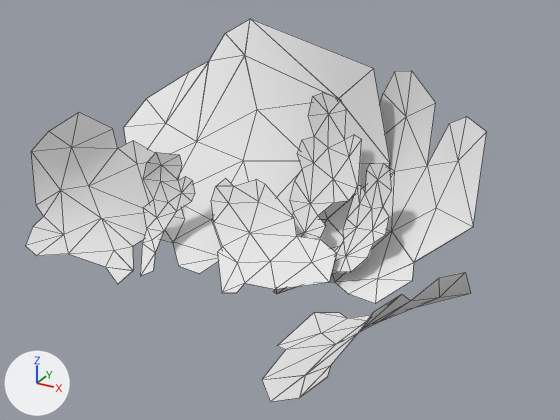
A saved change to the FBX model ProjetFirstPerson/Assets/Art/3D/Fbx/Vegetation/SM_SmallGroundFoliage_03.fbx.
Before and after are seen from a 50 mm lens placed at (1.289, -2.003, 1.25), pointed at (0.176, 0.021, 0.238). Lighting does not change. The marker at lower left points along +X, +Y and +Z. Mesh edges are drawn as thin lines. Where no turn or scale is listed for an object, it has been applied to the vertices.

Objects in the first picture: 'SM_SPSmallGroundFoliage_03_Corrected'.
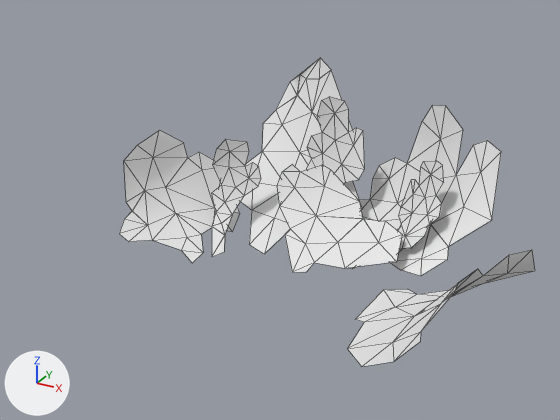
What differs and where, as boxes (x1, y1, x2, y2) in the pictures (560 x 420 px; the box of a moved part takes in the faces that stretch with it):
```json
{"object": "SM_SPSmallGroundFoliage_03_Corrected", "change": "reshaped", "before": [25, 19, 486, 402], "after": [119, 58, 535, 367], "on screen": "10% narrower, 19% shorter"}
{"part": 1, "of": "me_mesh", "change": "moved or reshaped", "before": [25, 112, 184, 284], "after": [119, 130, 240, 263]}
{"part": 2, "of": "me_mesh", "change": "moved or reshaped", "before": [329, 71, 486, 303], "after": [359, 105, 501, 276]}
{"part": 3, "of": "me_mesh", "change": "moved or reshaped", "before": [273, 163, 392, 294], "after": [350, 161, 443, 269]}
{"part": 4, "of": "me_mesh", "change": "moved or reshaped", "before": [211, 179, 336, 293], "after": [277, 165, 402, 272]}
{"part": 5, "of": "me_mesh", "change": "moved or reshaped", "before": [290, 93, 362, 239], "after": [306, 97, 365, 184]}
{"part": 6, "of": "me_mesh", "change": "moved or reshaped", "before": [140, 152, 195, 276], "after": [212, 139, 261, 257]}
{"part": 7, "of": "me_mesh", "change": "moved or reshaped", "before": [262, 272, 471, 402], "after": [348, 250, 535, 367]}
{"part": 8, "of": "me_mesh", "change": "added", "after": [240, 58, 362, 254]}
{"part": 9, "of": "me_mesh", "change": "deleted", "before": [124, 19, 390, 274]}
```

The change, as JSON lines over the scene's bpy script:
```json
{"block": "me_mesh", "where": "# used by ob_sm_spsmallgroundfoliage_03_corrected; location = (0.0, 0.0, 0.0)"}
{"op": "remove", "block": "me_mesh", "code": "me_mesh.from_pydata(...)  # 468 vertices, 733 faces; spans x -0.81..0.81, y -0.71..0.71, z -0.03..0.71"}
{"op": "add", "block": "me_mesh", "code": "me_mesh.from_pydata(...)  # 468 vertices, 734 faces; spans x -0.48..0.95, y -0.47..0.73, z -0.03..0.58"}
{"block": "me_mesh", "change": "me_mesh part 1: the loose piece of 56 vertices spanning x -0.69..-0.26, y -0.31..0.23, z -0.03..0.46 is scaled about its middle by 0.808, then moved by (0.17, 0.21, -0.05)"}
{"block": "me_mesh", "change": "me_mesh part 2: the loose piece of 76 vertices spanning x -0.05..0.77, y -0.05..0.61, z -0.02..0.64 is scaled about its middle by 0.781, then moved by (0.1, 0.18, -0.07)"}
{"block": "me_mesh", "change": "me_mesh part 3: the loose piece of 66 vertices spanning x 0.2..0.52, y -0.09..0.22, z -0.01..0.41 is scaled about its middle by (0.83, 0.876, 0.861), then moved by (0.11, 0.26, -0.03)"}
{"block": "me_mesh", "change": "me_mesh part 4: the loose piece of 48 vertices spanning x -0.15..0.38, y -0.14..0.14, z -0.03..0.28 is moved by (0.14, 0.24, 0.0)"}
{"block": "me_mesh", "change": "me_mesh part 5: the loose piece of 66 vertices spanning x 0.08..0.36, y 0.03..0.3, z -0.03..0.57 is turned 17.6 degrees about the z axis through its middle and scaled by 0.868, then moved by (-0.05, 0.25, -0.04)"}
{"block": "me_mesh", "change": "me_mesh part 6: the loose piece of 50 vertices spanning x -0.36..-0.21, y -0.18..0.11, z -0.02..0.35 is moved by (0.14, 0.24, 0.0)"}
{"block": "me_mesh", "change": "me_mesh part 7: the loose piece of 48 vertices spanning x 0.38..0.81, y -0.71..0.04, z -0.01..0.28 is moved by (0.14, 0.24, 0.0)"}
{"block": "me_mesh", "change": "me_mesh part 8: a new loose piece of 58 vertices spanning x -0.28..0.28, y 0.19..0.73, z -0.03..0.58, in mat_material__25 (white #e7e7e7)"}
{"block": "me_mesh", "change": "me_mesh part 9"}
{"block": "me_mesh", "change": "58 vertices are removed from x -0.81..0.4, y -0.05..0.71, z -0.03..0.71"}
{"block": "me_mesh", "change": "94 faces are deleted"}
```
